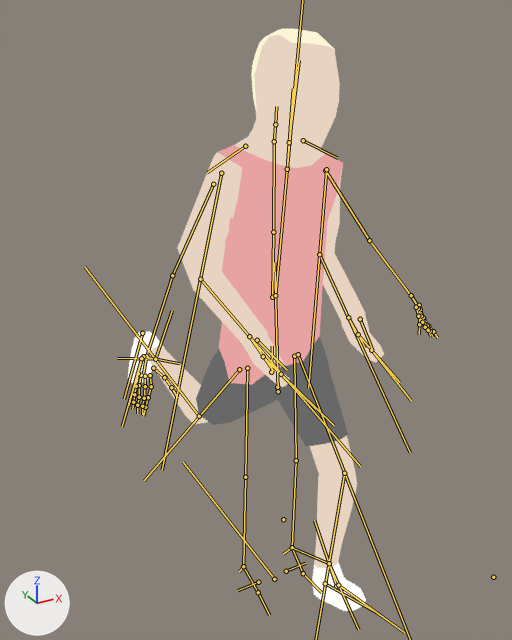
The glTF model video_projector/view/running/models/runner_red/scene.gltf: old version first, new version second.
Both versions are drawn from a 50 mm camera at (-1.059, -1.778, 1.977) aimed at (0.024, 0.191, 0.992). Arrows for +X, +Y and +Z are at lower left; the lights stay in place. Both versions are drawn at frame 10 of the action 'Run'; the numbers are the values there. The bones that bend it are drawn over the model as lines.
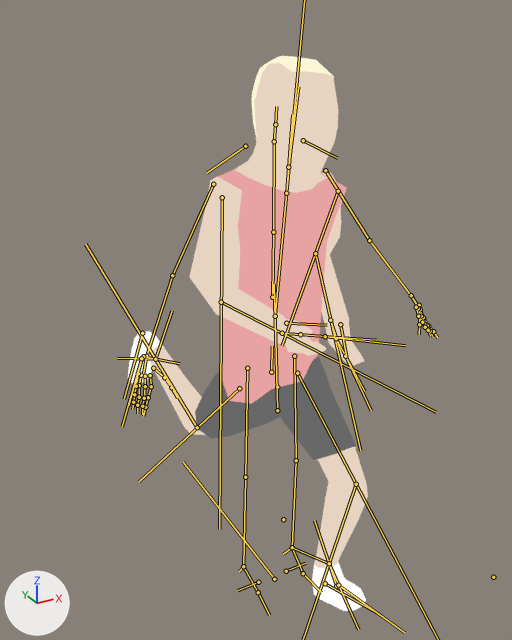
Where the change shows, as pixel boxes [x1, y1, x2, y2] in the pictures (512 x 640 px):
'Cube_0', posed (7% narrower): before [148, 35, 384, 568]; after [148, 63, 368, 568]
'Cube_1', posed: before [218, 144, 343, 385]; after [218, 167, 347, 404]
'Cube_3', posed: before [196, 337, 348, 446]; after [195, 356, 356, 460]
'Cube_4', posed: before [251, 29, 335, 111]; after [251, 56, 334, 136]
bone 'Torso_Armature', root to tip: before (278, 391) to (274, 262); after (277, 410) to (274, 284)
bone 'Upper.Arm.L_Armature', root to tip: before (326, 169) to (308, 388); after (338, 191) to (282, 345)
bone 'Upper.Arm.R_Armature', root to tip: before (221, 173) to (162, 470); after (222, 197) to (219, 529)
bone 'Hand.R_Armature', root to tip: before (249, 336) to (273, 370); after (282, 333) to (314, 335)
bone 'UpperLeg.R_Armature', root to tip: before (239, 369) to (144, 480); after (239, 388) to (139, 481)
bone 'LowerLeg.R_Armature', root to tip: before (199, 416) to (84, 266); after (197, 427) to (85, 244)

The change, as a diff of the scene's bpy script:
```diff
--- a/video_projector/view/running/models/runner_red/scene.gltf.py
+++ b/video_projector/view/running/models/runner_red/scene.gltf.py
@@ bone_torso_armature @@
 bone_torso_armature = bpy.data.objects['Armature'].pose.bones['Torso_Armature']  # child of 'Armature_rootJoint'
-bone_torso_armature.location = (0.0, -0.06, 0.0)
+bone_torso_armature.location = (0.0, -0.27, -0.02)
@@ bone_upper_arm_l_armature @@
 bone_upper_arm_l_armature = bpy.data.objects['Armature'].pose.bones['Upper.Arm.L_Armature']  # child of 'Chest_Armature'
-bone_upper_arm_l_armature.location = (0.0, 0.0, 0.0)
-bone_upper_arm_l_armature.rotation_quaternion = (-0.845, 0.138, 0.456, -0.245)  # degrees (-40, -45, 49)
+bone_upper_arm_l_armature.location = (-0.03, 0.07, 0.11)
+bone_upper_arm_l_armature.rotation_quaternion = (-0.834, 0.085, 0.381, -0.39)  # degrees (-32, -35, 60)
@@ bone_upper_arm_r_armature @@
 bone_upper_arm_r_armature = bpy.data.objects['Armature'].pose.bones['Upper.Arm.R_Armature']  # child of 'Chest_Armature'
-bone_upper_arm_r_armature.rotation_quaternion = (-0.823, 0.157, 0.535, -0.104)  # degrees (-44, -58, 40)
+bone_upper_arm_r_armature.rotation_quaternion = (-0.861, 0.0, 0.445, -0.247)  # degrees (-20, -50, 41)
@@ bone_hand_r_armature @@
 bone_hand_r_armature = bpy.data.objects['Armature'].pose.bones['Hand.R_Armature']  # child of 'Lower.Arm.R_Armature'
-bone_hand_r_armature.rotation_quaternion = (0.991, -0.046, -0.008, -0.127)  # degrees (-5, -2, -15)
+bone_hand_r_armature.rotation_quaternion = (0.989, 0.101, -0.08, 0.07)  # degrees (11, -10, 7)
@@ bone_upperleg_l_armature @@
 bone_upperleg_l_armature = bpy.data.objects['Armature'].pose.bones['UpperLeg.L_Armature']  # child of 'Torso_Armature'
-bone_upperleg_l_armature.rotation_quaternion = (0.947, 0.317, -0.046, -0.002)  # degrees (37, -5, -2)
+bone_upperleg_l_armature.rotation_quaternion = (0.911, 0.41, -0.046, 0.001)  # degrees (49, -5, -2)
@@ bone_lowerleg_l_armature @@
 bone_lowerleg_l_armature = bpy.data.objects['Armature'].pose.bones['LowerLeg.L_Armature']  # child of 'UpperLeg.L_Armature'
-bone_lowerleg_l_armature.rotation_quaternion = (-0.941, -0.338, 0.0, 0.0)  # degrees (40, 0, 0)
+bone_lowerleg_l_armature.rotation_quaternion = (-0.87, -0.493, 0.0, 0.0)  # degrees (59, 0, 0)
@@ bone_upperleg_r_armature @@
 bone_upperleg_r_armature = bpy.data.objects['Armature'].pose.bones['UpperLeg.R_Armature']  # child of 'Torso_Armature'
-bone_upperleg_r_armature.rotation_quaternion = (0.917, -0.397, -0.02, -0.028)  # degrees (-47, -3, -2)
+bone_upperleg_r_armature.rotation_quaternion = (0.907, -0.418, -0.019, -0.033)  # degrees (-49, -4, -3)
@@ bone_lowerleg_r_armature @@
 bone_lowerleg_r_armature = bpy.data.objects['Armature'].pose.bones['LowerLeg.R_Armature']  # child of 'UpperLeg.R_Armature'
-bone_lowerleg_r_armature.rotation_quaternion = (-0.902, -0.431, 0.004, 0.005)  # degrees (51, 0, -1)
+bone_lowerleg_r_armature.rotation_quaternion = (-0.879, -0.477, 0.004, 0.005)  # degrees (57, 0, -1)
```
